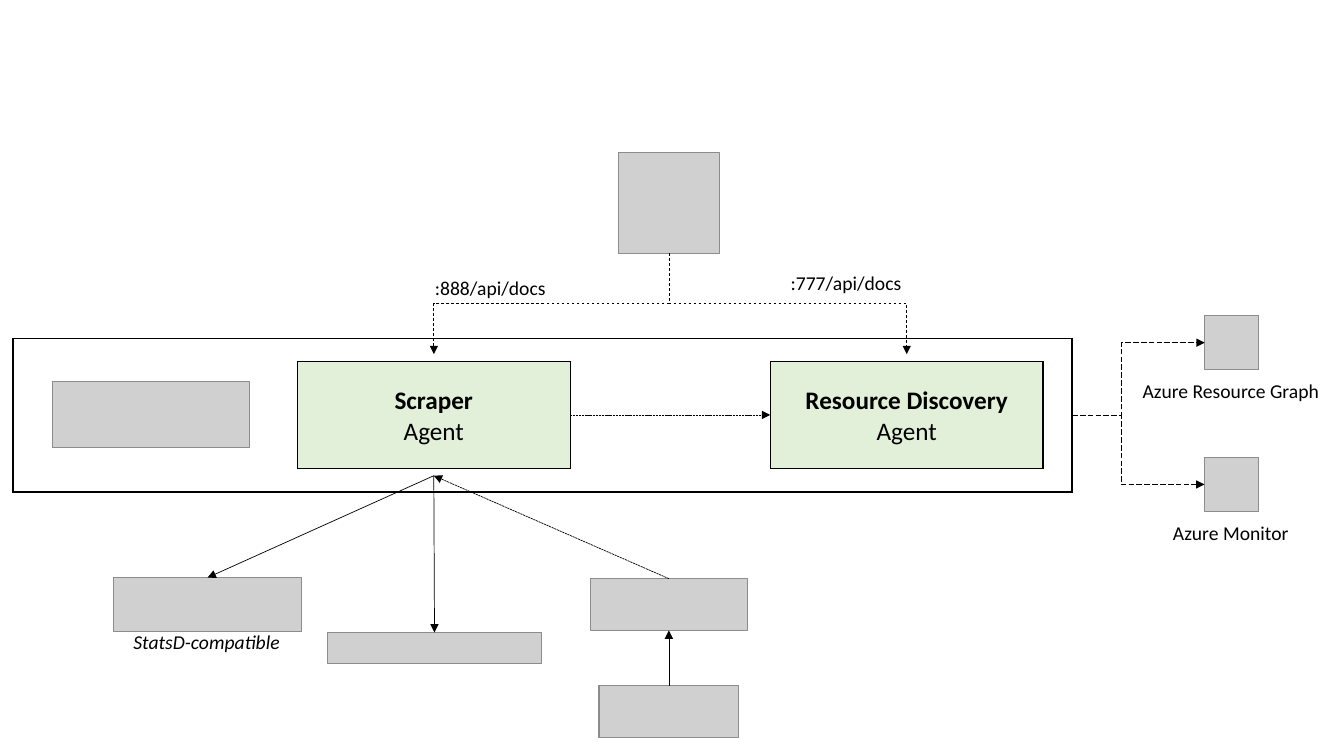
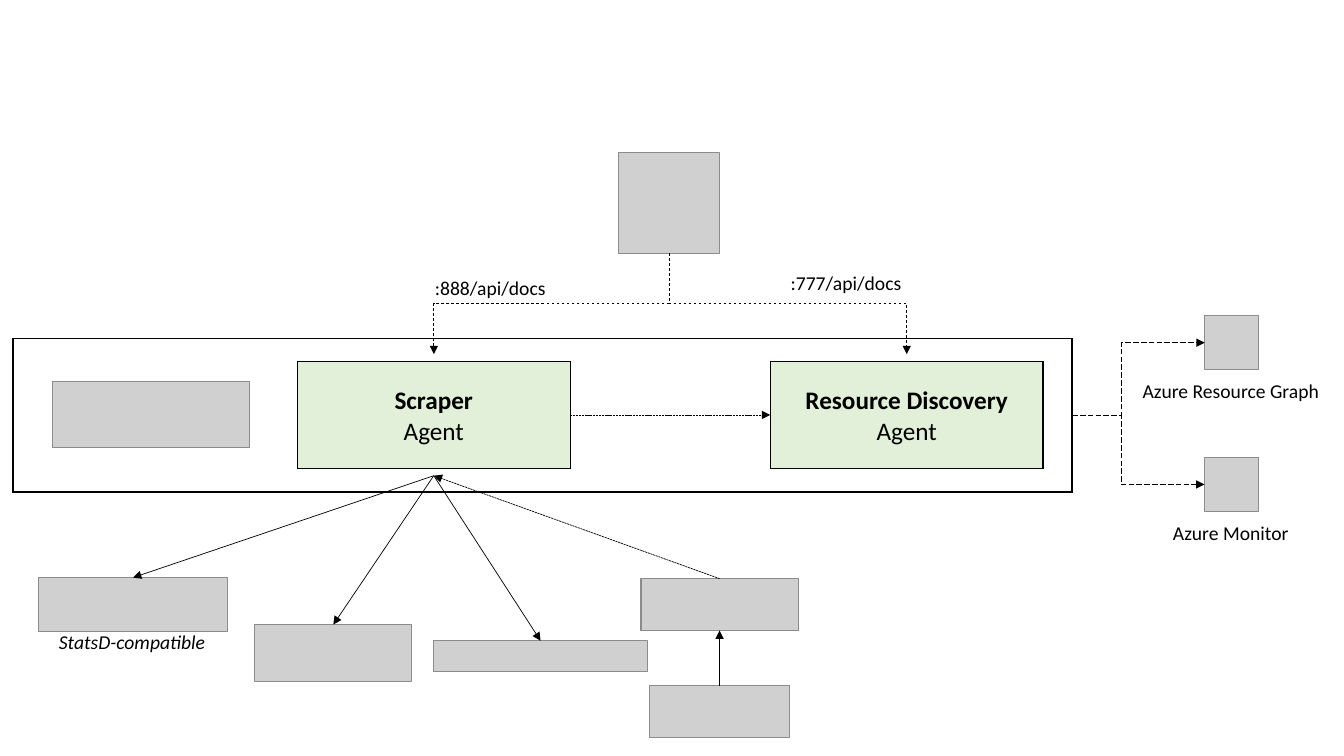
Before and after one commit to tomkerkhove/promitor, a slide deck: slide 1 of media/schematics/schematics.pptx (slide 6 before the commit). Drawn at 1344x756 pixels with LibreOffice and Linux fonts; fonts in the diff are those of the drawing; grey boxes stand for pictures. Boxes give left, top, right and bottom in pixels: in the first picture for what was removed or moved away, otherwise in the second. Text is boxed around its words. In the diff, an @@ line names an element or a change of style, - is before the commit and + after.

```diff
--- a/media/schematics/schematics.pptx
+++ b/media/schematics/schematics.pptx
@@ arrow moved from (434, 476) - (208, 578) to (434, 476) - (133, 578) @@
@@ arrow added from (434, 476) to (334, 625), #000000 0.5 pt @@
@@ arrow moved from (669, 579) - (434, 476) to (720, 579) - (434, 476) @@
@@ arrow moved from (434, 476) - (435, 633) to (434, 476) - (540, 641) @@
@@ picture: place and size @@
-picture at [113, 578, 301, 632]
+picture at [38, 578, 227, 632]
@@ text "StatsD-compatible": place and size @@
-text "StatsD-compatible" at [133, 635, 279, 652]
+text "StatsD-compatible" at [59, 635, 205, 652]
@@ picture added at [255, 625, 412, 682] @@
@@ picture: place and size @@
-picture at [328, 633, 541, 664]
+picture at [434, 641, 647, 673]
@@ 2 pictures, 1 arrow: place and size @@
-2 pictures, 1 arrow at [591, 579, 748, 738]
+2 pictures, 1 arrow at [641, 579, 799, 738]
```
Also in this commit, not shown: 1 other slide changed, 5 slides removed, 2 other files.
